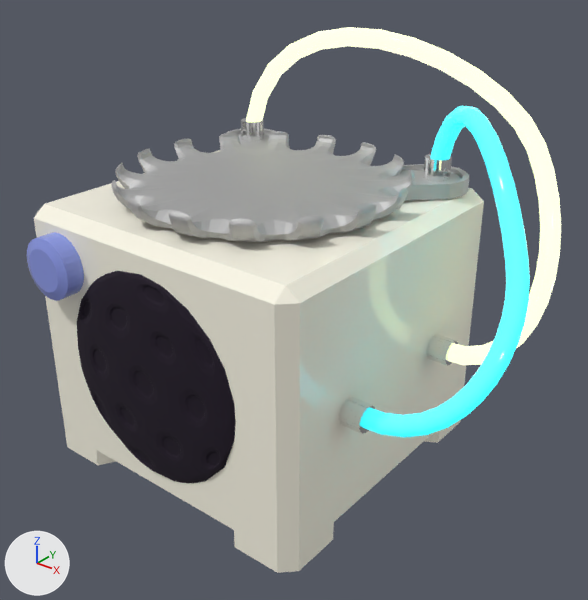
The glTF model resources/models/interpreter-machine/interpreter-machine.gltf: old version first, new version second.
Both versions are drawn from a 50 mm camera at (3.93, -4.4, 4.24) aimed at (0.41, -0.01, 1.51). The axes (+X, +Y, +Z) are drawn at lower left. The lights are the same throughout. Where no turn or scale is listed for an object, it has been applied to the vertices. Vertices at the same position are counted once.

In view in the first picture: 'blue tube', 'blue tube body fitting', 'blue tube plate fitting', 'green tube', 'green tube body fitting', 'green tube plate fitting', 'left plate tube reciever', 'main body', 'plate', 'play button', 'right plate tube reciever', 'speaker grill'.
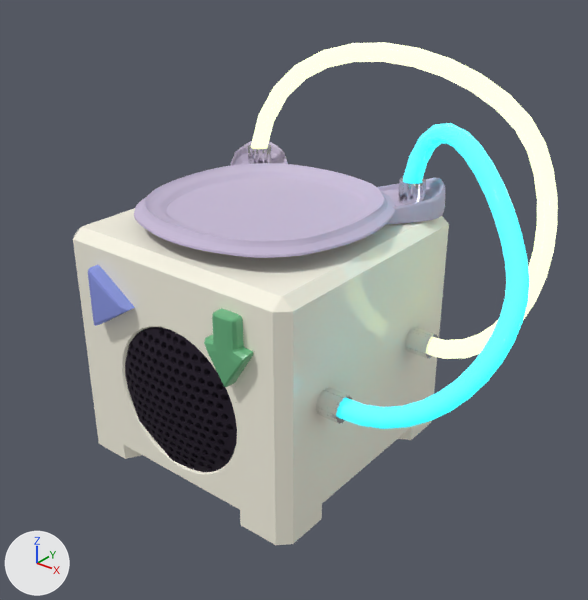
Commit message: add download button to interpreter machine

Changed parts and their boxes [x1, y1, x2, y2] in the pictures (588 x 600 px):
'main body', moved, rescaled: before [34, 150, 484, 573]; after [73, 208, 449, 545]
'plate', reshaped, moved, rescaled (14% narrower, 14% shorter): before [111, 131, 415, 242]; after [134, 163, 395, 258]
'speaker grill', reshaped, moved, rescaled (29% narrower, 31% shorter): before [77, 271, 236, 483]; after [125, 327, 237, 472]
'green tube', reshaped (6% shorter): before [246, 27, 561, 365]; after [251, 42, 558, 359]
'blue tube', reshaped (14% wider, 8% shorter): before [363, 106, 530, 438]; after [339, 123, 530, 429]
'play button', reshaped, moved, rescaled, turned: before [27, 232, 84, 301]; after [88, 265, 135, 326]
'right plate tube reciever', reshaped, moved, turned: before [367, 164, 469, 201]; after [377, 178, 445, 225]
'download button', added (green): after [204, 308, 253, 387]
'blue tube plate fitting', moved: before [423, 154, 452, 182]; after [398, 178, 426, 205]
'green tube body fitting', moved: before [426, 334, 458, 366]; after [405, 327, 438, 359]
'green tube plate fitting', moved: before [241, 118, 264, 142]; after [248, 144, 271, 164]
'right plate tube reciever.001', added: after [231, 141, 288, 165]
'left plate tube reciever', deleted: before [224, 129, 276, 151]

What changed in the scene script:
```text
Change me_icosphere:
    used by ob_speaker_grill; location = (-0.042, -1.097, 1.143); scale = (0.9, 0.09, 0.9)
    remove me_icosphere.from_pydata(...)  # 838 vertices, 1672 faces; spans x -0.92..0.92, y -0.9..0.92, z -0.93..0.93
    add me_icosphere.from_pydata(...)  # 11116 vertices, 22228 faces; spans x -0.95..0.95, y -0.99..1.0, z -1.0..1.0
    me_icosphere part 1: 838 vertices removed from x -0.92..0.92, y -0.9..0.92, z -0.93..0.93; 11116 vertices added at x -0.95..0.95, y -0.99..1.0, z -1.0..1.0
Change me_cylinder_005:
    used by ob_play_button; location = (-0.927, -1.172, 1.825); rotation_euler = (1.571, 0.0, 0.0), in degrees (90, 0, 0); scale = (0.243, 0.243, 0.0986)
    remove me_cylinder_005.from_pydata(...)  # 96 vertices, 188 faces; spans x -1.0..1.0, y -1.0..1.0, z -1.0..1.0
    add me_cylinder_005.from_pydata(...)  # 167 vertices, 333 faces; spans x -1.0..0.33, y -1.0..1.0, z -0.93..0.91
    me_cylinder_005 part 2: 96 vertices removed from x -1.0..1.0, y -1.0..1.0, z -1.0..1.0; 167 vertices added at x -1.0..0.33, y -1.0..1.0, z -0.93..0.91
Change me_cylinder:
    used by ob_plate; location = (-0.042, 0.19, 2.308); scale = (1.1, 1.1, 0.11)
    remove me_cylinder.from_pydata(...)  # 1058 vertices, 2112 faces; spans x -1.03..1.03, y -1.03..1.03, z -1.0..1.08
    remove me_cylinder.materials.append(mat_computer)  # light grey #c5c5c5
    add me_cylinder.from_pydata(...)  # 1346 vertices, 2688 faces; spans x -0.9..0.9, y -0.9..0.9, z -0.99..1.41
    me_cylinder part 3: 1058 vertices removed from x -1.03..1.03, y -1.03..1.03, z -1.0..1.08; 1346 vertices added at x -0.9..0.9, y -0.9..0.9, z -0.99..1.41
    add me_cylinder.materials.append(mat_plate_material)  # light grey #c6bad5
Change me_cube_001:
    used by ob_right_plate_tube_reciever; location = (0.702, 0.948, 2.271); rotation_euler = (0.0, 0.0, -0.785), in degrees (0, 0, -45); scale = (0.268, 0.55, 0.0594)
    remove me_cube_001.from_pydata(...)  # 40 vertices, 76 faces; spans x -1.0..1.0, y -1.0..1.0, z -1.0..1.0
    remove me_cube_001.materials.append(mat_computer)  # light grey #c5c5c5
    add me_cube_001.from_pydata(...)  # 182 vertices, 360 faces; spans x -0.96..0.96, y -0.93..1.0, z -0.98..3.57
    me_cube_001 part 4: the whole mesh is rebuilt
    add me_cube_001.materials.append(mat_plate_material_001)  # light grey #c6bad5
Change me_beziercurve_002:
    remove me_beziercurve_002.from_pydata(...)  # 300 vertices, 576 faces; spans x -1.92..1.2, y 0.36..1.2, z -4.11..-1.78
    add me_beziercurve_002.from_pydata(...)  # 300 vertices, 576 faces; spans x -1.75..1.13, y 0.36..1.18, z -4.12..-1.87
    me_beziercurve_002 part 5: 277 of 300 vertices moved; they spanned x -1.92..1.2, y 0.36..1.2, z -4.11..-1.78 and now span x -1.75..1.13, y 0.36..1.18, z -4.12..-1.87; mean shift (0.0, -0.03, -0.05); largest move (-1.78, 0.85, -2.74) -> (-1.61, 0.73, -2.91)
Change me_beziercurve_001:
    remove me_beziercurve_001.from_pydata(...)  # 300 vertices, 576 faces; spans x -1.92..-0.58, y -0.81..0.97, z -4.11..-2.2
    add me_beziercurve_001.from_pydata(...)  # 300 vertices, 576 faces; spans x -2.08..-0.6, y -0.8..0.85, z -4.11..-2.32
    me_beziercurve_001 part 6: 298 of 300 vertices moved; they spanned x -1.92..-0.58, y -0.81..0.97, z -4.11..-2.2 and now span x -2.08..-0.6, y -0.8..0.85, z -4.11..-2.32; mean shift (-0.09, -0.03, -0.04); largest move (-1.78, 0.85, -2.74) -> (-1.94, 0.73, -2.9)
Change ob_speaker_grill:
    ob_speaker_grill.location: (-0.042, -1.097, 1.143) -> (0.0, -0.822, 0.87)
    ob_speaker_grill.scale: (0.9, 0.09, 0.9) -> (0.681, 0.15, 0.681)
Change ob_play_button:
    ob_play_button.rotation_euler: (1.571, 0.0, 0.0) -> (0.0, 0.0, 0.0)  # degrees (90, 0, 0) -> degrees (0, 0, 0)
    ob_play_button.location: (-0.927, -1.172, 1.825) -> (-0.48, -0.701, 1.551)
    ob_play_button.scale: (0.243, 0.243, 0.0986) -> (0.306, 0.306, 0.267)
Change ob_main_body:
    ob_main_body.location: (-0.042, 0.19, 1.191) -> (-0.042, 0.19, 1.09)
    ob_main_body.scale: (1.29, 1.29, 1.01) -> (1.09, 1.09, 0.918)
Remove ob_left_plate_tube_reciever:
    ob_left_plate_tube_reciever = bpy.data.objects.new('left plate tube reciever', me_cube_002)
Change ob_plate:
    ob_plate.location: (-0.042, 0.19, 2.308) -> (0.0, 0.159, 2.074)
    ob_plate.scale: (1.1, 1.1, 0.11) -> (1.08, 1.08, 0.096)
Change ob_right_plate_tube_reciever:
    ob_right_plate_tube_reciever.location: (0.702, 0.948, 2.271) -> (0.59, 0.819, 2.066)
    ob_right_plate_tube_reciever.rotation_euler: (0.0, 0.0, -0.785) -> (0.0, 0.0, -0.721)  # degrees (0, 0, -45) -> degrees (0, 0, -41)
Change ob_green_tube_body_fitting:
    ob_green_tube_body_fitting.location: (1.313, 0.717, 1.084) -> (1.137, 0.717, 1.084)
Change ob_green_tube_plate_fitting:
    ob_green_tube_plate_fitting.location: (-1.015, 1.167, 2.364) -> (-0.835, 1.056, 2.174)
Change ob_blue_tube_plate_fitting:
    ob_blue_tube_plate_fitting.location: (0.92, 1.167, 2.364) -> (0.77, 1.055, 2.174)
Add ob_right_plate_tube_reciever_001:
    ob_right_plate_tube_reciever_001 = bpy.data.objects.new('right plate tube reciever.001', me_cube_004)  # 182 vertices, 360 faces; spans x -0.446..0.393, y -0.424..0.488, z -0.058..0.212; in mat_plate_material_001 (light grey #c6bad5)
    ob_right_plate_tube_reciever_001.location = (-0.644, 0.819, 2.066)
Add ob_download_button:
    ob_download_button = bpy.data.objects.new('download button', me_cube_002_1)  # 338 vertices, 672 faces; spans x -0.195..0.194, y -0.21..0.21, z -0.198..0.357; in mat_green_plastic (green #6ab682)
    ob_download_button.location = (0.594, -0.787, 1.467)
```
